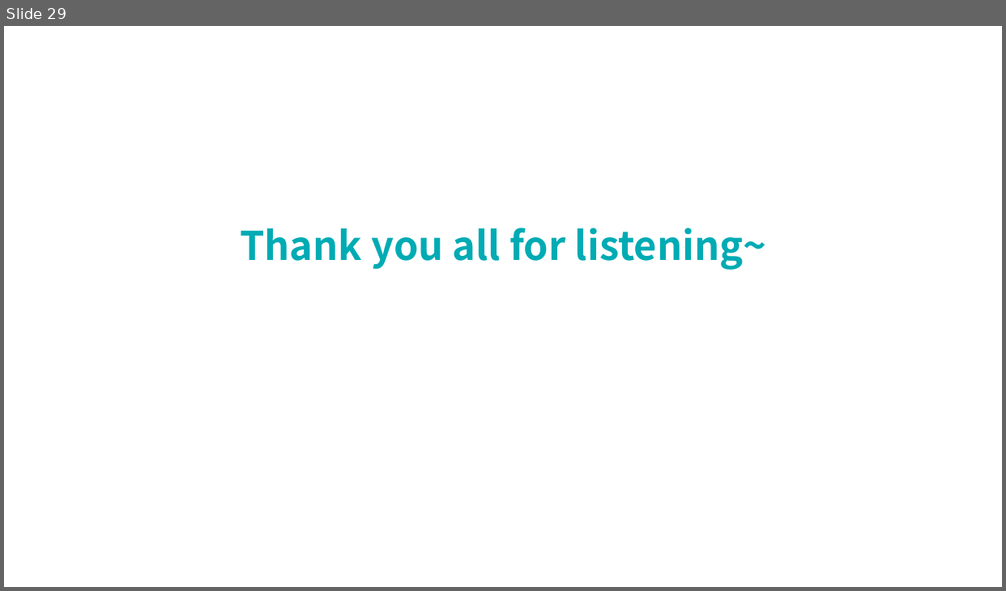
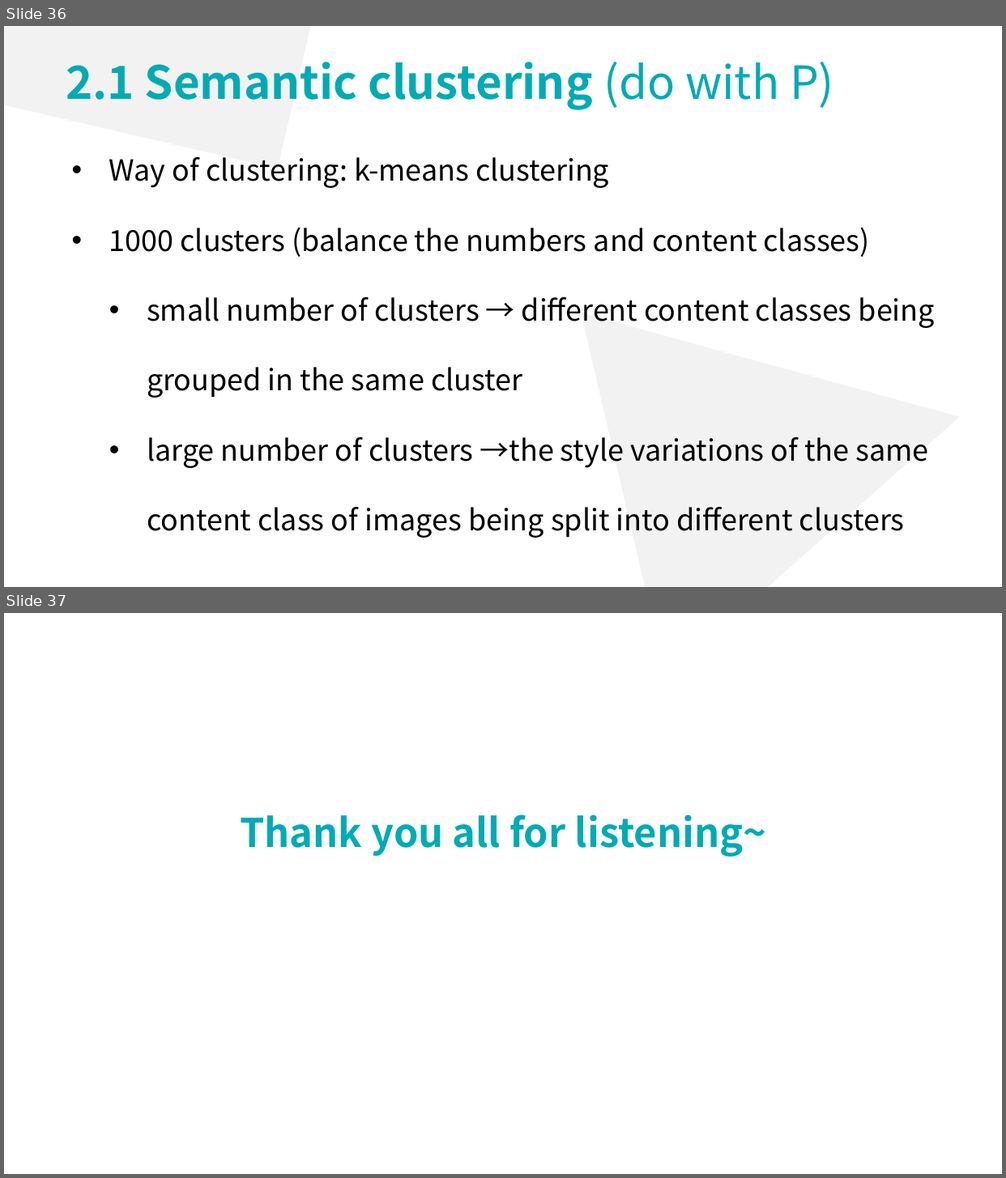
Before and after one commit to lsyoath/sheepy, a slide deck: ComputerVision.pptx. Shown one above the other, each under a label of ours: slide 29 before the commit, slides 36 and 37 after it. The pictures are 1006x591 and 1006x1178 pixels, drawn with LibreOffice and Linux fonts; fonts in the diff are those of the drawing. Boxes give left, top, right and bottom in pixels: in the first picture for what was removed or moved away, otherwise in the second. Text is boxed around its words. In the diff, an @@ line names an element or a change of style, - is before the commit and + after.

```diff
--- a/ComputerVision.pptx
+++ b/ComputerVision.pptx
@@ slide 36 added at (4, 26, 1002, 587), background #FFFFFF @@
@@ rectangle added at (4, 26, 342, 169), fill #F2F2F2 @@
@@ text added at (66, 62, 834, 110), 44 pt, text #00ABB4, bold @@
+2.1 Semantic clustering (do with P)
@@ text added at (109, 157, 935, 538), 28 pt, text #000000 @@
+• Way of clustering: k-means clustering
+• 1000 clusters (balance the numbers and content classes)
+  • small number of clusters → different content classes being grouped in the same cluster
+  • large number of clusters →the style variations of the same content class of images being split into different clusters
@@ triangle added at (582, 234, 1002, 587), fill #F2F2F2 @@
@@ what was slide 29 is now slide 37 @@
```
Also in this commit, not shown: 6 slides changed, 8 other slides added, 1 slide removed, 1 other file.
